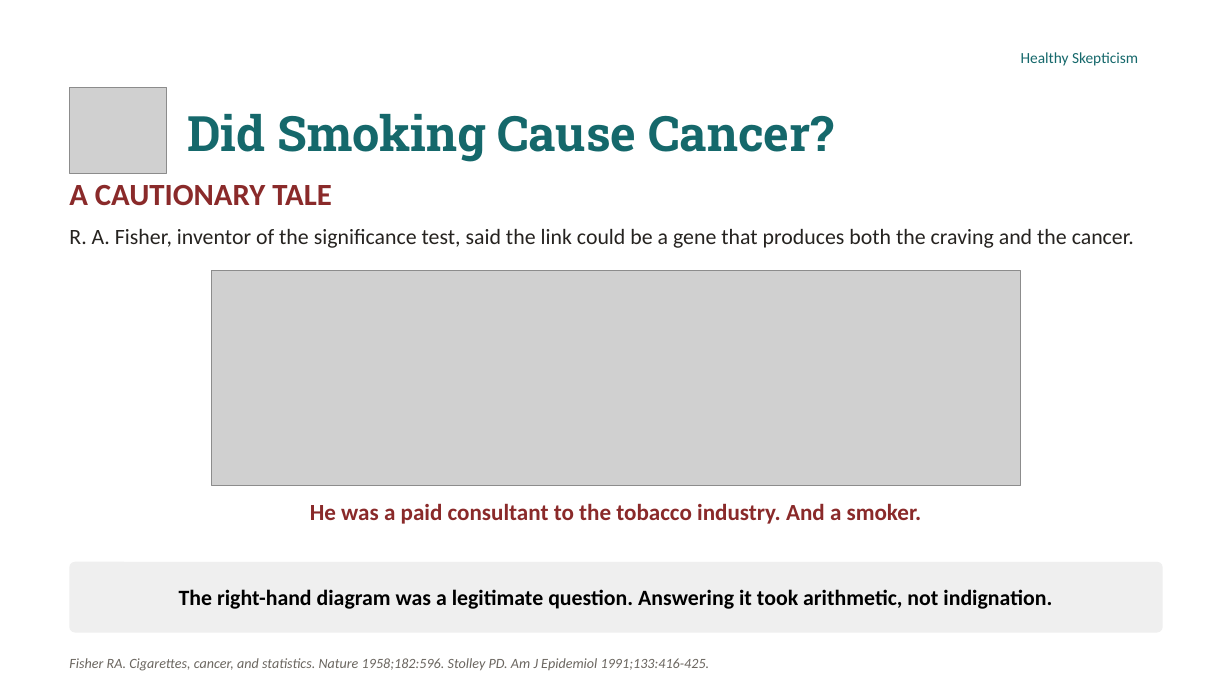
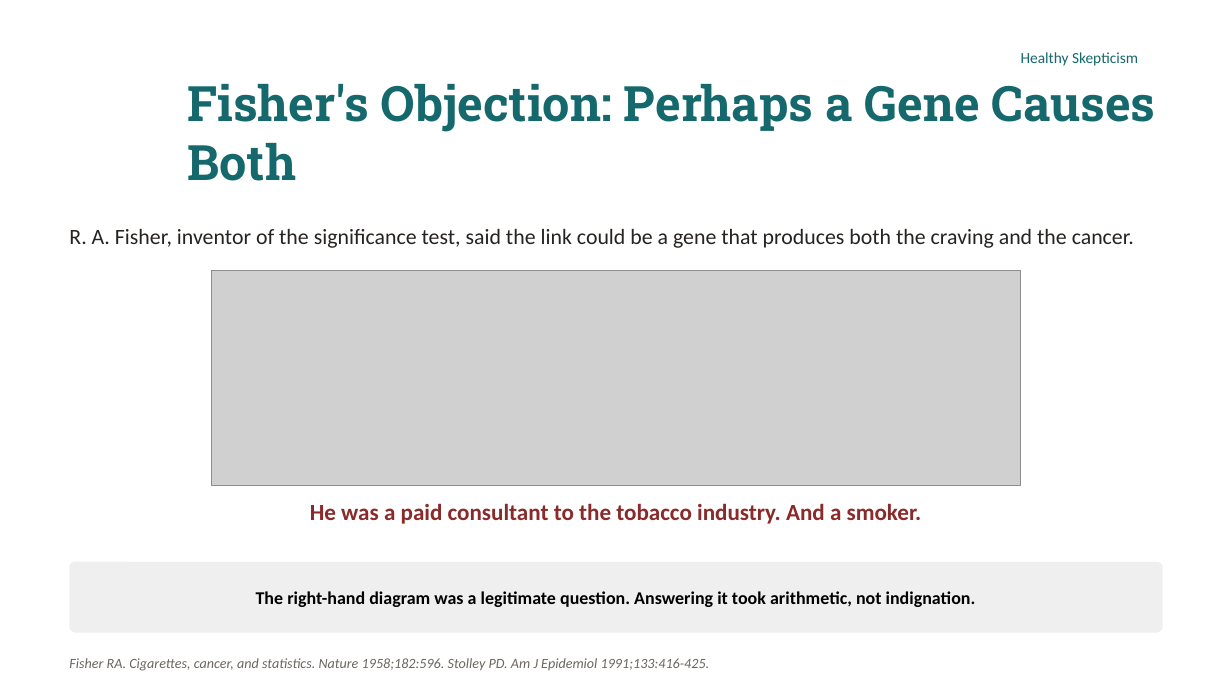
Before and after one commit to murraygmail/healthy-skepticism, a slide deck: slide 24 of materials/Day4.pptx (slide 21 before the commit). Drawn at 1232x693 pixels with LibreOffice and Linux fonts; fonts in the diff are those of the drawing; grey boxes stand for pictures; background and template pictures are left out. Boxes give left, top, right and bottom in pixels: in the first picture for what was removed or moved away, otherwise in the second. Text is boxed around its words. In the diff, an @@ line names an element or a change of style, - is before the commit and + after.

```diff
--- a/materials/Day4.pptx
+++ b/materials/Day4.pptx
@@ picture removed at [69, 87, 167, 173] @@
@@ title at [187, 84, 1156, 181]: text changed @@
-Did Smoking Cause Cancer?
+Fisher's Objection: Perhaps a Gene Causes Both
@@ text removed at [69, 185, 331, 206] @@
-A CAUTIONARY TALE
@@ rounded rectangle "The right-hand diagram was a ..." at [69, 562, 1163, 633]: size 17 to 14 pt @@
```
Also in this commit, not shown: 16 other slides changed, 6 slides added, 6 slides removed, 3 other files.
